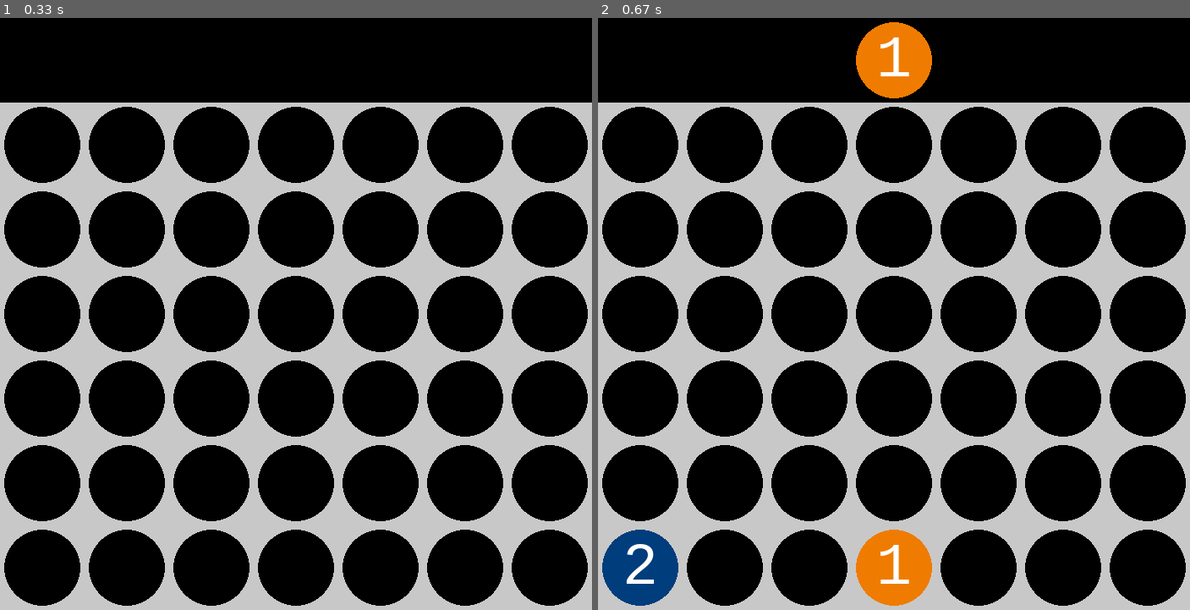
Above: before the commit, frames 1-2 (left to right).
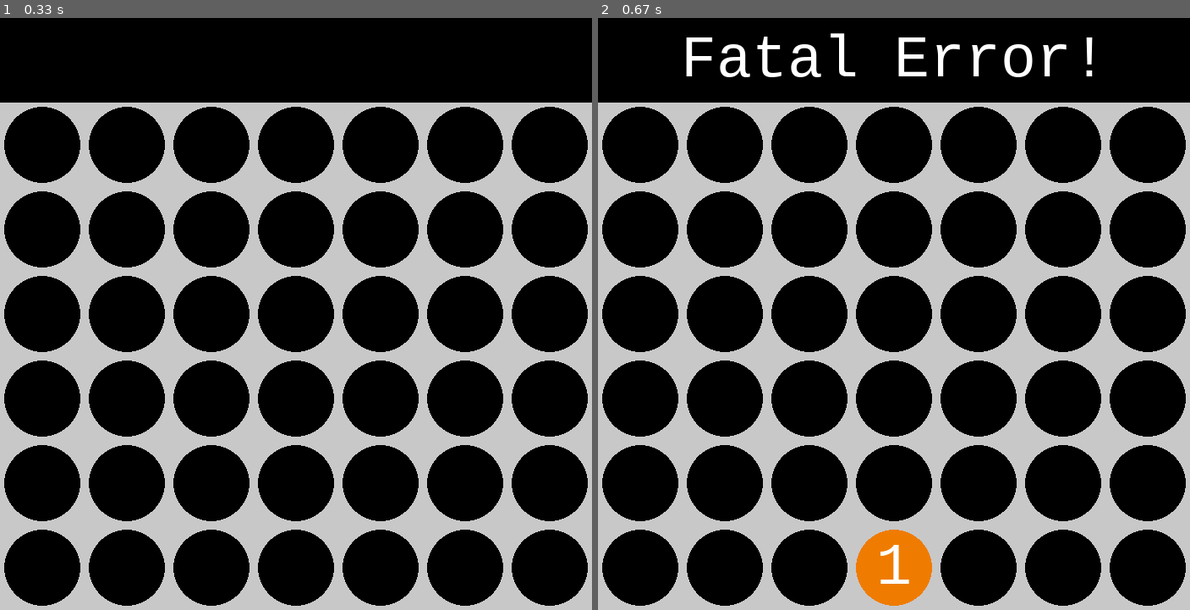
Above: after the commit, the same moments.

Repository: farhan-navas/connect-4
Game: pygame game, started from zero_game.py
The game is run twice, just before and just after one commit, with the same random seed, the same clock (stepped at 60 frames per second) and the same inputs.
Inputs (mouse positions are in pixels of both pictures, inside the frame that each line leads up to):
- Up to frame 1 (0.33 s): no input
- Up to frame 2 (0.67 s): click (894, 314) at 0.38 s

Frame 1 is identical in both runs. In frame 2, 3.6% of the frame differs, in the area x 0-84%, y 0-100%.

Commit message:
test code fails 6/1000 cases L3-R1

Diff:
--- a/board.py
+++ b/board.py
@@ -10,6 +10,7 @@
         self.height = [0, 7, 14, 21, 28, 35, 42]
         self.counter = 0
         self.moves = [0] * 42
+        self.opp_moves = []
         self.player1, self.player2 = self.convert_state_to_board(state)
         self.bottom_mask = 0b1000000100000010000001000000100000010000001
         self.board_mask =  0b0111111011111101111110111111011111101111110111111
@@ -37,8 +38,6 @@
 
         return p1, p2
 
-    # TEMP FUNCTIONS
-
     def eval_func(self):
         directions = [1, 7, 6, 8]
 
@@ -48,7 +47,7 @@
                 b = board
                 for i in range(num - 1):
                     b = b & (b >> dir * (i+1))
-                    score += bin(b).count('1')
+                    score += self.pop_count(b)
 
             return score
 
@@ -56,8 +55,6 @@
         opp_score = count_nums(self.player2, 2) + count_nums(self.player2, 3) * 4
 
         return math.tanh(agent_score - opp_score)
-
-    # REAL VERSION
 
     # CHECK which is_win function is more efficient
     # def is_win(self):
@@ -106,7 +103,7 @@
             if ((TOP & (1 << self.height[i])) == 0):
                 moves.append(i)
 
-        moves.sort(key=lambda x: abs(x - 3))
+        # moves.sort(key=lambda x: abs(x - 3))
         return moves
 
     def bits_to_moves(self, b):
@@ -191,7 +188,11 @@
         return sorted_moves
 
     def pop_count(self, b):
-        return bin(b).count('1')
+        count = 0
+        while b:
+            b &= b - 1
+            count += 1
+        return count
 
     def move_score(self, move):
         self.make_move(move)
@@ -212,7 +213,6 @@
         for i in range(48):
             if (i % 7) in top_level:
                 continue
-
             else:
                 r = i // 7
                 c = i % 7
--- a/contest.py
+++ b/contest.py
@@ -1,293 +1,123 @@
-# from game_utils import initialize, step, get_valid_col_id
-
-# c4_board = initialize()
-# print(c4_board.shape)
-
-# print(c4_board)
-
-# get_valid_col_id(c4_board)
-
-# step(c4_board, col_id=2, player_id=1, in_place=True)
-
-# print(c4_board)
-
-# step(c4_board, col_id=2, player_id=2, in_place=True)
-# step(c4_board, col_id=2, player_id=1, in_place=True)
-# step(c4_board, col_id=2, player_id=2, in_place=True)
-# step(c4_board, col_id=2, player_id=1, in_place=True)
-# step(c4_board, col_id=2, player_id=2, in_place=True)
-# print(c4_board)
-
-# print(get_valid_col_id(c4_board))
-
-# step(c4_board, col_id=2, player_id=1, in_place=True)
-
-class ZeroAgent(object):
-    def __init__(self, player_id=1):
-        pass
-    def make_move(self, state):
-        return 0
-
-# Step 1
-# agent1 = ZeroAgent(player_id=1) # Yours, Player 1
-# agent2 = ZeroAgent(player_id=2) # Opponent, Player 2
-
-# # Step 2
-# contest_board = initialize()
-
-# # Step 3
-# p1_board = contest_board.view()
-# p1_board.flags.writeable = False
-# move1 = agent1.make_move(p1_board)
-
-# # Step 4
-# step(contest_board, col_id=move1, player_id=1, in_place=True)
-
-# from simulator import GameController, HumanAgent
-# from connect_four import ConnectFour
-
-# board = ConnectFour()
-# game = GameController(board=board, agents=[HumanAgent(1), HumanAgent(2)])
-# game.run()
-
-# ## Task 1.1 Make a valid move
-
-# import random
-
-# class AIAgent(object):
-#     """
-#     A class representing an agent that plays Connect Four.
-#     """
-#     def __init__(self, player_id=1):
-#         """Initializes the agent with the specified player ID.
-
-#         Parameters:
-#         -----------
-#         player_id : int
-#             The ID of the player assigned to this agent (1 or 2).
-#         """
-#         self.player_id = player_id
-
-#     def make_move(self, state):
-#         """
-#         Determines and returns the next move for the agent based on the current game state.
-
-#         Parameters:
-#         -----------
-#         state : np.ndarray
-#             A 2D numpy array representing the current, read-only state of the game board.
-#             The board contains:
-#             - 0 for an empty cell,
-#             - 1 for Player 1's piece,
-#             - 2 for Player 2's piece.
-
-#         Returns:
-#         --------
-#         int
-#             The valid action, ie. a valid column index (col_id) where this agent chooses to drop its piece.
-#         """
-#         possible_choices = get_valid_col_id(state)
-
-
-# def test_task_1_1():
-#     from utils import check_step, actions_to_board
-
-#     # Test case 1
-#     res1 = check_step(ConnectFour(), 1, AIAgent)
-#     assert(res1 == "Pass")
-
-#     # Test case 2
-#     res2 = check_step(actions_to_board([0, 0, 0, 0, 0, 0]), 1, AIAgent)
-#     assert(res2 == "Pass")
-
-#     # Test case 3
-#     res2 = check_step(actions_to_board([4, 3, 4, 5, 5, 1, 4, 4, 5, 5]), 1, AIAgent)
-#     assert(res2 == "Pass")
-
-## Task 2.1: Defeat the Baby Agent
-
-from game_utils import initialize, step, get_valid_col_id, is_end
 import math
-import numpy as np
-import time
 from simulator import GameController, HumanAgent
 from connect_four import ConnectFour
-import random
+from board import Board
+import time
+import numpy as np
 
 class AIAgent(object):
     def __init__(self, player_id=1):
         self.player_id = player_id
-        self.agent_table = np.zeros((6, 7), dtype=int)
-        self.opp_table = np.zeros((6, 7), dtype=int)
         self.transposition_table = {}
 
     def make_move(self, state):
         start_time = time.time()
-        res, move = self.negamax(state, self.player_id, 5)
-        print("--- %s seconds ---" % (time.time() - start_time))
-        return move
+        bitboard = Board(state)
 
-    def is_win(self, state, player):
-        for row in range(6):
-            for col in range(7):
-                if state[row][col] == 0:
-                    continue
-                if col + 3 < 7 and np.all(state[row, col:col+4] == player):
-                    return player
-                if row + 3 < 6 and np.all(state[row:row+4, col] == player):
-                    return player
-                if row + 3 < 6 and col + 3 < 7 and state[row][col] == state[row + 1][col + 1] == state[row + 2][col + 2] == state[row + 3][col + 3]:
-                    return player
-                if row + 3 < 6 and col - 3 >= 0 and state[row][col] == state[row + 1][col - 1] == state[row + 2][col - 2] == state[row + 3][col - 3]:
-                    return player
-        return 0
+        # CURRENTLY, max depth we can do on coursemology is 7, optimize!!
+        best_move, res = self.negamax(bitboard, 14)
 
-    def check_rows(self, state, player, table, count):
-        val = 10 if count == 2 else 100
+        # print("num of items: ", len(self.transposition_table))
+        # print("Time taken: ", (time.time() - start_time), " seconds")
+        print(f"best move here is {best_move}, value is {res}")
 
-        for r in range(6):
-            for c in range(7):
-                if state[r][c] == 0 or state[r][c] != player:
-                    continue
-                if r + count > 6 and c + count > 7:
-                    break
-                if c + count <= 7 and state[r][c] == state[r][c + count - 2] == state[r][c + count - 1] == player:
-                    table[r][c] = val
-                    table[r][c + count - 2] = val
-                    table[r][c + count - 1] = val
-                if r + count <= 6 and state[r][c] == state[r + count - 2][c] == state[r + count - 1][c] == player:
-                    table[r][c] = val
-                    table[r + count - 2][c] = val
-                    table[r + count - 1][c] = val
-                if r + count <= 6 and c + count <= 7 and state[r][c] == state[r + count - 2][c + count - 2] == state[r + count - 1][c + count - 1] == player:
-                    table[r][c] = val
-                    table[r + count - 2][c + count - 2] = val
-                    table[r + count - 1][c + count - 1] = val
-                if r + count <= 6 and c - count + 1 >= 0 and state[r][c] == state[r + count - 2][c - count + 2] == state[r + count - 1][c - count + 1] == player:
-                    table[r][c] = val
-                    table[r + count - 2][c - count + 2] = val
-                    table[r + count - 1][c - count + 1] = val
+        # return best_move
+        return (best_move, res)
 
-        return table
+    def negamax(self, bitboard: Board, depth, alpha=-math.inf, beta=math.inf):
+        key = (bitboard.player1, bitboard.player2)
 
-    def eval_func(self, state, player):
-        # eval_table = np.array([[3, 4, 5, 7, 5, 4, 3],
-        #             [4, 6, 8, 10, 8, 6, 4],
-        #             [5, 8, 11, 13, 11, 8, 5],
-        #             [5, 8, 11, 13, 11, 8, 5],
-        #             [4, 6, 8, 10, 8, 6, 4],
-        #             [3, 4, 5, 7, 5, 4, 3]])
+        # check if current position is in the transposition table
+        if key in self.transposition_table:
+            return self.transposition_table[key]
 
-        # self.agent_table.fill(0)
-        # self.opp_table.fill(0)
-        # opp_player = 3 - player
+        # is_win() checks if the opponent player wins
+        if bitboard.is_win():
+            return (None, -1)
 
-        # self.agent_table = self.check_rows(state, player, self.agent_table, 2)
-        # self.agent_table = self.check_rows(state, player, self.agent_table, 3)
-        # self.opp_table = self.check_rows(state, opp_player, self.opp_table, 2)
-        # self.opp_table = self.check_rows(state, opp_player, self.opp_table, 3)
+        # all board spaces have been filled up, and not opp is_win so it is a draw
+        if bitboard.counter == 42:
+            return (None, 0)
 
-        # agent_score = np.sum(self.agent_table * eval_table)
-        # opp_score = np.sum(self.opp_table * eval_table)
+        # reached max depth, calculate eval score which ranges from -1 to +1
+        if depth == 0:
+            score = bitboard.eval_func()
+            return (None, -2)
 
-        # return agent_score - opp_score
-        return random.randint(0, 100)
+        best_move = None
+        value = -1
 
-    def order_moves(self, moves):
-        center = 3
-        sorted_moves = sorted(moves, key=lambda x: abs(x - center))
-        return sorted_moves
+        valid_moves = bitboard.gen_valid_moves()
+        for move in valid_moves:
+            _, res = self.negamax(bitboard.make_move(move), depth - 1, -beta, -alpha)
+            res *= -1
+            bitboard.undo_move()
+            if res > value:
+                value = res
+                best_move = move
 
-    def negamax(self, state, player, depth, alpha=-math.inf, beta=math.inf):
-        key = hash(state.data.tobytes())
-        if key in self.transposition_table and self.transposition_table[key]['depth'] >= depth:
-            return self.transposition_table[key]['value'], self.transposition_table[key]['move']
-
-        opp_player = 3 - player
-        if self.is_win(state, player) == player:
-            return 1000, None
-
-        if self.is_win(state, opp_player) == opp_player:
-            return -1000, None
-
-        if depth == 0:
-            score = self.eval_func(state, player)
-            return score, None
-
-        value = -math.inf
-        valid_moves = self.order_moves(get_valid_col_id(state))
-        best_move = None
-
-        for move in valid_moves:
-            new_value, _ = self.negamax(step(state, move, opp_player, in_place=False), opp_player, depth - 1, -beta, -alpha)
-            new_value *= -1
-            if new_value > value:
-                value = new_value
-                best_move = move
 
             alpha = max(alpha, value)
             if alpha >= beta:
                 break
 
-        self.transposition_table[key] = {'value': value, 'move': move, 'depth': depth}
-        return value, best_move
+        self.transposition_table[key] = (best_move, value)
+        return (best_move, value)
 
+def create_empty_numpy_board():
+    return np.zeros((6, 7))
 
-board = ConnectFour()
-game = GameController(board=board, agents=[HumanAgent(1), AIAgent(2)])
-game.run()
+def conv_to_board(filename):
+    f = open(filename, "r")
 
-# # Test cases
-# assert(True)
-# # Upload your code to Coursemology to test it against our agent.
+    test_boards = []
+    player_ids = []
+    outcomes = []
+    players = [1, 2]
 
-# def test_task_2_1():
-#     assert(True)
-#     # Upload your code to Coursemology to test it against our agent.
+    line = f.readline()
+    while line:
+        pos, score = line.strip().split()
+        counter = 0
+        b = create_empty_numpy_board()
+        height = [5, 5, 5, 5, 5, 5, 5]
+        for char in pos:
+            c = int(char) - 1
+            curr_player = counter & 1
+            row = height[c]
+            b[row][c] = players[curr_player]
+            height[c] -= 1
+            counter += 1
 
-# ## Task 2.2: Defeat the Base Agent
+        test_boards.append(b)
+        outcomes.append(score)
+        player_ids.append(counter & 1)
+        line = f.readline()
 
-# class AIAgent(object):
-#     """
-#     A class representing an agent that plays Connect Four.
-#     """
-#     def __init__(self, player_id=1):
-#         """Initializes the agent with the specified player ID.
+    return test_boards, player_ids, outcomes
 
-#         Parameters:
-#         -----------
-#         player_id : int
-#             The ID of the player assigned to this agent (1 or 2).
-#         """
-#         pass
-#     def make_move(self, state):
-#         """
-#         Determines and returns the next move for the agent based on the current game state.
+test_boards, player_ids, outcomes = conv_to_board("./tests/Test_L3_R1")
 
-#         Parameters:
-#         -----------
-#         state : np.ndarray
-#             A 2D numpy array representing the current, read-only state of the game board.
-#             The board contains:
-#             - 0 for an empty cell,
-#             - 1 for Player 1's piece,
-#             - 2 for Player 2's piece.
+moves = []
+results = []
+times = []
+for i in range(len(test_boards)):
+    start = time.time()
+    agent = AIAgent(player_ids[i])
+    best_move, res = agent.make_move(test_boards[i])
+    moves.append(best_move)
+    res = -1 if res < 0 else 1 if res > 0 else 0
+    results.append(res)
+    times.append(time.time() - start)
 
-#         Returns:
-#         --------
-#         int
-#             The valid action, ie. a valid column index (col_id) where this agent chooses to drop its piece.
-#         """
-#         """ YOUR CODE HERE """
-#         raise NotImplementedError
-#         """ YOUR CODE END HERE """
+for i in range(1000):
+    outcome = int(outcomes[i])
+    outcome = -1 if outcome < 0 else 1 if outcome > 0 else 0
+    if results[i] != outcome:
+        print(f"test {i} error")
+        print(test_boards[i])
+        print(f"outcome supp to be {outcome}, res is {results[i]}, move played {moves[i]}")
 
-# def test_task_2_2():
-#     assert(True)
-#     # Upload your code to Coursemology to test it against our agent.
-
-
-# if __name__ == '__main__':
-    # test_task_1_1()
-    # test_task_2_1()
-    # test_task_2_2()
+# print("testing results: ", results)
+# print("correct outcomes: ", outcomes)
+print(max(times))
--- a/testing.py
+++ b/testing.py
@@ -1,5 +1,6 @@
 from board import Board
 import numpy as np
+from contest import AIAgent
 
 arr1 = np.array([
     [0,0,0,0,0,0,0],
@@ -28,16 +29,41 @@
     [0,0,0,0,0,0,0],
 ])
 
-b = Board(arr2)
+arr4 = np.array([
+    [2,0,0,2,0,0,2],
+    [1,2,0,1,0,2,1],
+    [1,1,1,2,0,1,2],
+    [1,2,2,1,0,2,2],
+    [2,1,1,2,1,2,1],
+    [2,1,1,1,2,2,1],
+])
+
+arr5 = np.array([
+    [2,0,0,2,0,1,2],
+    [1,2,0,1,0,2,1],
+    [1,1,1,2,0,1,2],
+    [1,2,2,1,0,2,2],
+    [2,1,1,1,1,2,1],
+    [2,1,1,1,2,2,1],
+])
+
+b = Board(arr5)
 print(f"player 1: {b.player1}, player 2: {b.player2}, height: {b.height}, counter: {b.counter}")
-# b.print_bitboard(b.player1)
-# b.print_bitboard(b.player2)
+b.print_bitboard(b.player1)
+b.print_bitboard(b.player2)
+print("counter: ", b.counter)
 print(b.height)
 print("valid moves: ", b.gen_valid_moves())
 print("non-losing moves: ", b.non_losing_moves())
+
+a = AIAgent(1)
+a.make_move(arr5)
+
 # print(f"player 1: {nb.player1}, player 2: {nb.player2}, height: {nb.height}, counter: {nb.counter}")
 # print("valid moves: ", nb.gen_valid_moves())
 # print("non-losing moves: ", nb.non_losing_moves())
+
+3146762114467714356347741621375222
 
 
 # b = Board(arr1)
--- a/zero_game.py
+++ b/zero_game.py
@@ -1,5 +1,6 @@
 from pygame_simulator import GameControllerPygame, HumanPygameAgent
 from connect_four import ConnectFour
+from contest import AIAgent
 
 class ZeroAgent(object):
     def __init__(self, player_id):
@@ -9,5 +10,5 @@
 
 if __name__ == "__main__":
     board = ConnectFour()
-    game = GameControllerPygame(board=board, agents=[HumanPygameAgent(1), ZeroAgent(2)])
+    game = GameControllerPygame(board=board, agents=[HumanPygameAgent(1), AIAgent(2)])
     game.run()
Not shown, changed: contest.ipynb
